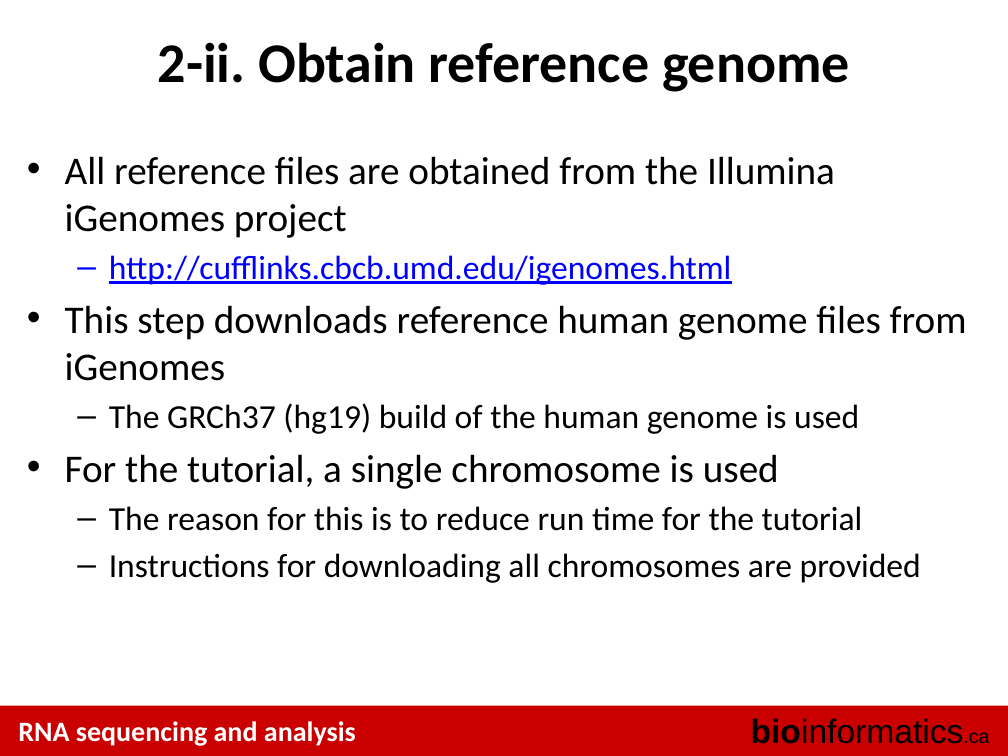
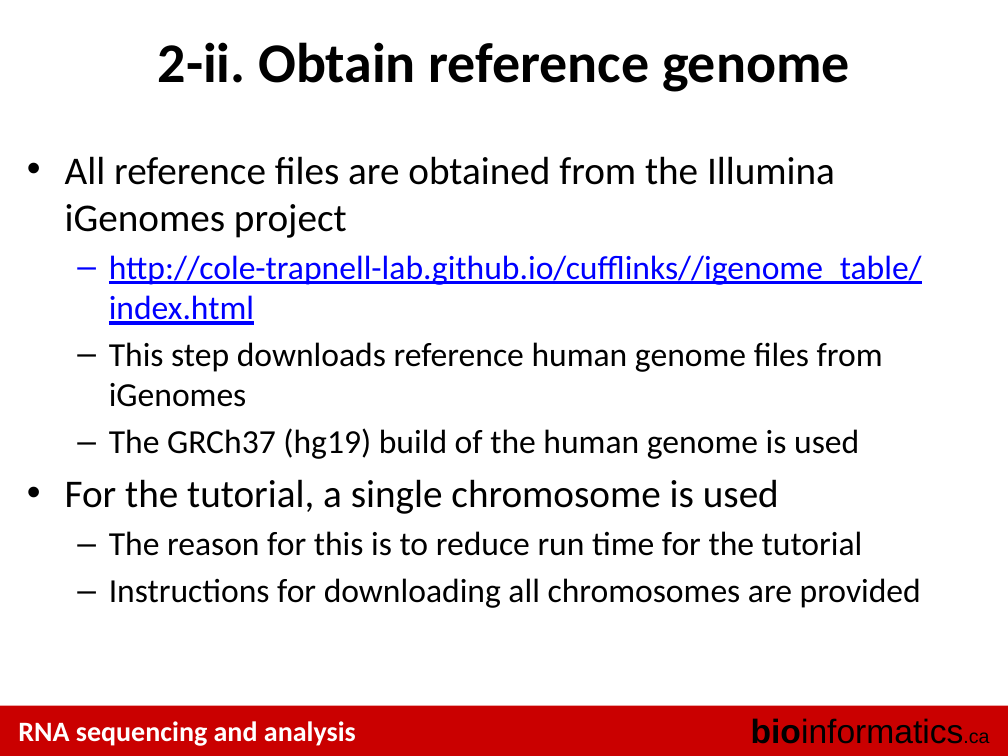
Before and after one commit to griffithlab/rnaseq_tutorial_wiki, a slide deck: slide 8 of LectureFiles/cbw/2015/RNASeq_Module1_Tutorial.pptx. Drawn at 1008x756 pixels with LibreOffice and Linux fonts; fonts in the diff are those of the drawing. Boxes give left, top, right and bottom in pixels: in the first picture for what was removed or moved away, otherwise in the second. Text is boxed around its words. In the diff, an @@ line names an element or a change of style, - is before the commit and + after.

```diff
--- a/LectureFiles/cbw/2015/RNASeq_Module1_Tutorial.pptx
+++ b/LectureFiles/cbw/2015/RNASeq_Module1_Tutorial.pptx
@@ text at (x1=109, y1=255, x2=922, y2=325): text changed @@
-  – http://cufflinks.cbcb.umd.edu/igenomes.html
+  – http://cole-trapnell-lab.github.io/cufflinks//igenome_table/index.html
@@ text at (x1=109, y1=342, x2=883, y2=407): size 28 to 24 pt in "This step downloads reference human genome files ..."; bullet • to –; list level 1 to 2 in "This step downloads reference human ..." @@
```
Also in this commit, not shown: 2 other slides changed.
